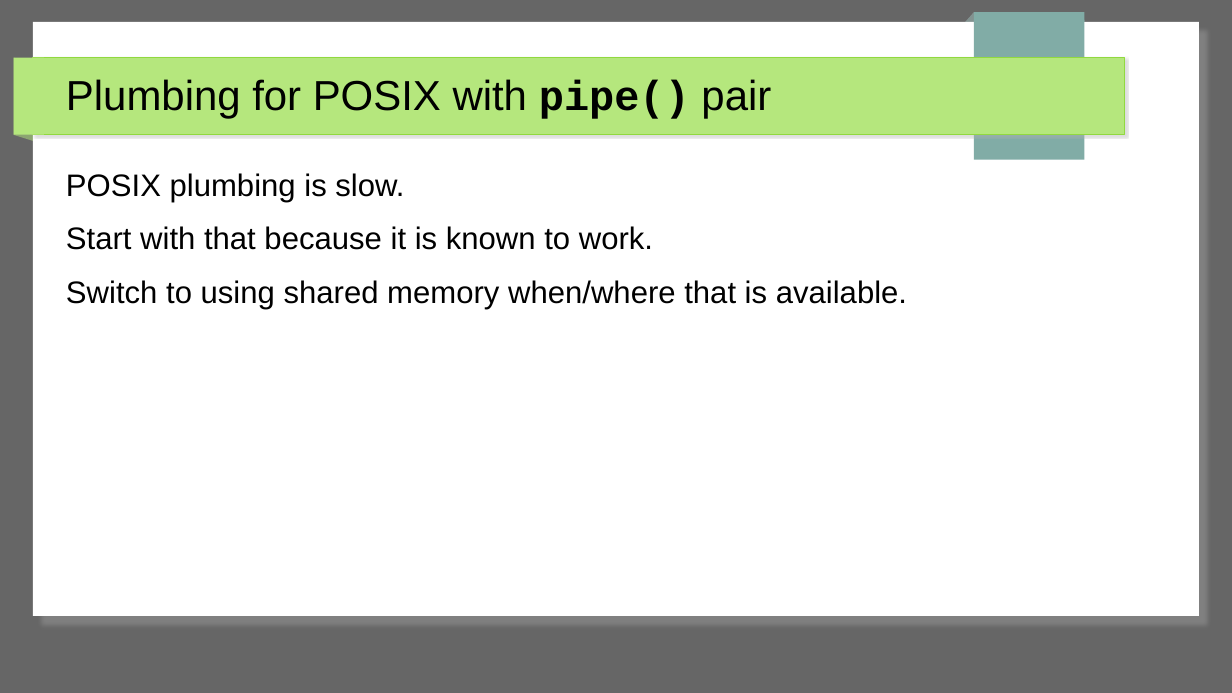
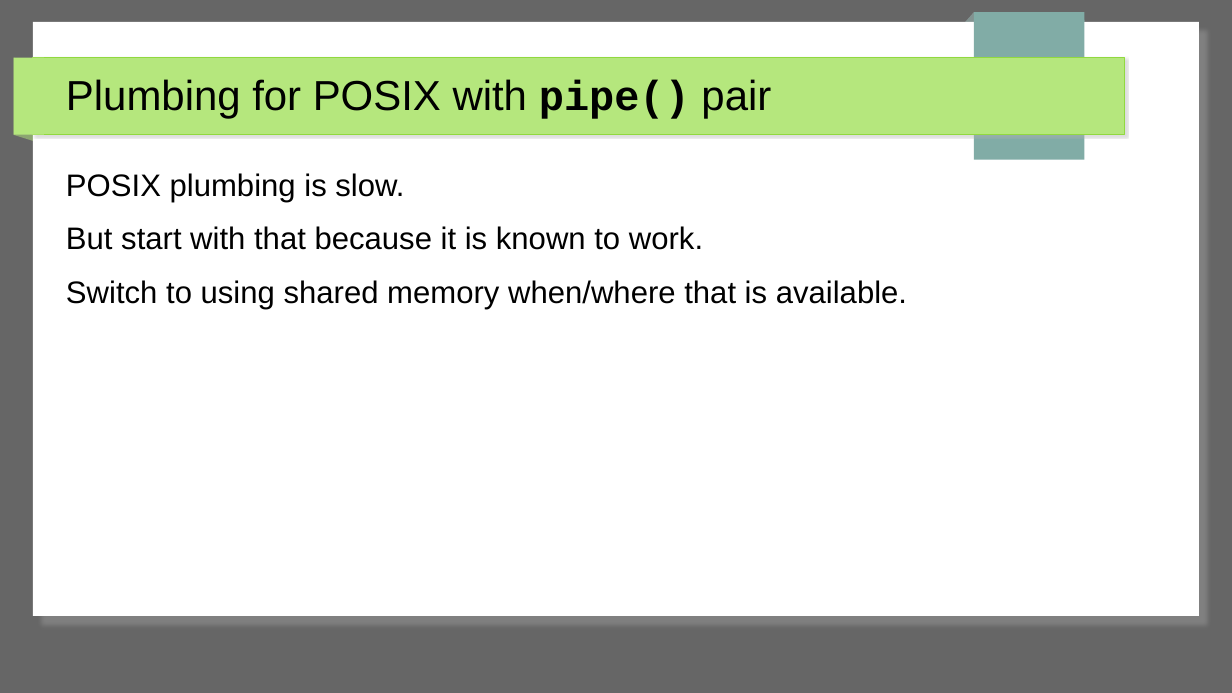
Before and after one commit to trothr/ductwork, a slide deck: slide 5 of doc/duckwork.pptx. Drawn at 1232x693 pixels with LibreOffice and Linux fonts; fonts in the diff are those of the drawing. Boxes give left, top, right and bottom in pixels: in the first picture for what was removed or moved away, otherwise in the second. Text is boxed around its words. In the diff, an @@ line names an element or a change of style, - is before the commit and + after.

```diff
--- a/doc/duckwork.pptx
+++ b/doc/duckwork.pptx
@@ text at (66,226,703,250): text changed @@
-Start with that because it is known to work.
+But start with that because it is known to work.
```
Also in this commit, not shown: 4 other slides changed.
